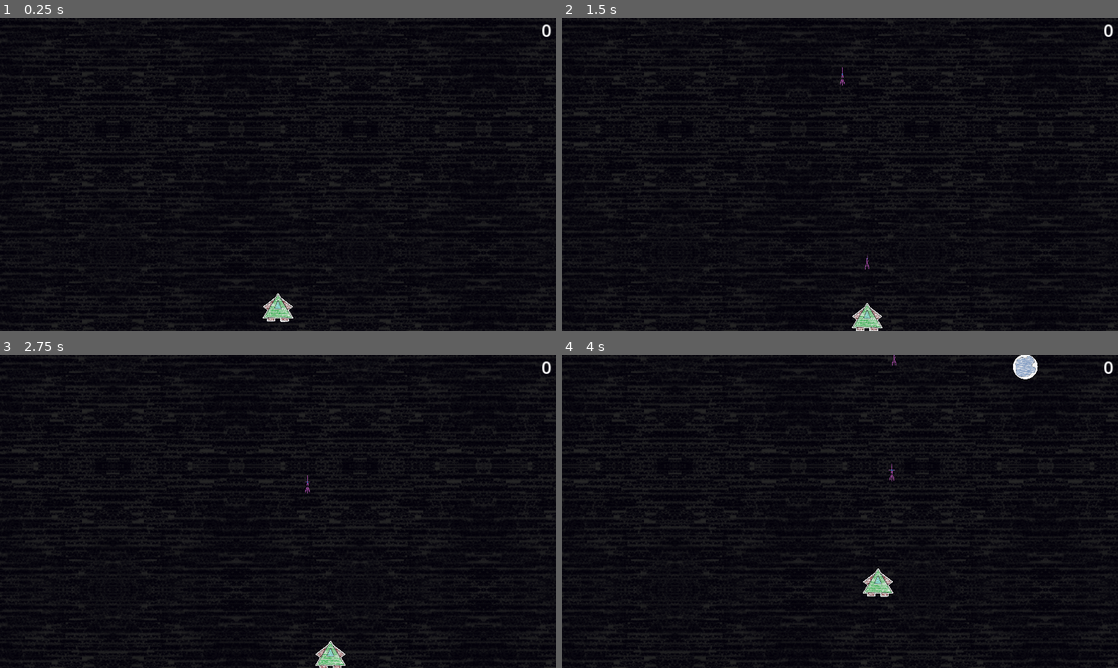
Above: before the commit, frames 1-4 (two rows, left to right).
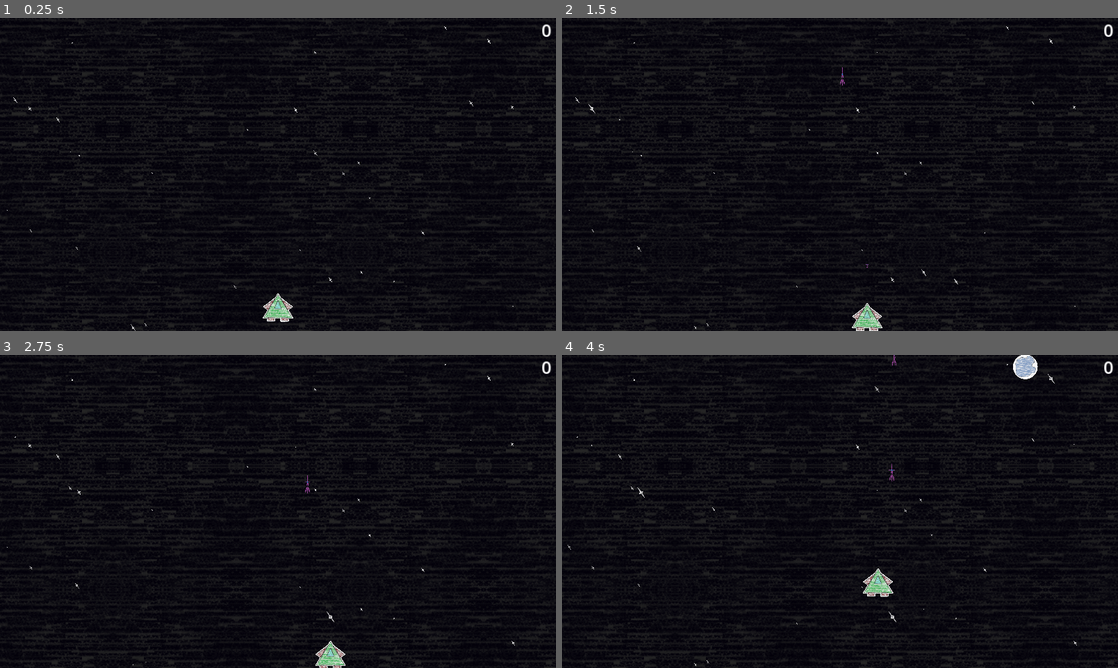
Above: after the commit, the same moments.

Repository: jeremyglebe/CrayonBlaster
Game: Godot game, scene res://scenes/level.tscn
The game is run twice, just before and just after one commit, with the same random seed, the same clock (stepped at 60 frames per second) and the same inputs. Sound files missing from this copy of the repository are replaced by a short silence.
Inputs:
- Up to frame 1 (0.25 s): no input
- Up to frame 2 (1.5 s): hold D (strafe right) 0.53-1.28 s; tap Space (primary weapon) at 0.6, 1.35 s; hold S (reverse) from 1.28 s (still down)
- Up to frame 3 (2.75 s): release S (reverse) at 2.03 s; hold D (strafe right) from 2.03 s (still down); tap Space (primary weapon) at 2.1 s
- Up to frame 4 (4 s): release D (strafe right) at 2.78 s; hold W (forward) 2.78-3.53 s; tap Space (primary weapon) at 2.85, 3.6 s; hold A (strafe left) from 3.53 s (still down)

The runs differ from the first frame. In frame 1, less than 0.1% of the frame differs, in the area x 1-93%, y 2-100%; in frame 2, less than 0.1%; in frame 3, less than 0.1%; in frame 4, less than 0.1%.

Commit message:
starting to work on explosions

Diff:
--- /dev/null
+++ b/scenes/explosion.gd
@@ -0,0 +1,37 @@
+class_name ExplosionNode
+extends Node2D
+
+var sound_explode := load("res://audio/fx/explode.mp3")
+var sound_long_explode := load("res://audio/fx/long_explode.mp3")
+
+enum ExplosionType {
+	METEOR,
+	SHIP
+}
+
+signal explosion_finished(object)
+
+@export_enum("Meteor", "Ship") var explosion_type
+
+
+# Called when the node enters the scene tree for the first time.
+func _ready():
+	match explosion_type:
+		"Meteor":
+			$AudioStreamPlayer2D.stream = sound_explode
+		"Ship":
+			$AudioStreamPlayer2D.stream = sound_long_explode
+	$AudioStreamPlayer2D.play()
+
+
+# Called every frame. 'delta' is the elapsed time since the previous frame.
+func _process(delta):
+	match explosion_type:
+		"Meteor":
+			pass
+		"Ship":
+			pass
+
+
+func _on_animated_sprite_2d_animation_finished():
+	queue_free()
--- /dev/null
+++ b/scenes/explosion.tscn
@@ -0,0 +1,58 @@
+[gd_scene load_steps=9 format=3 uid="uid://8u8kmu04e84l"]
+
+[ext_resource type="Script" path="res://scenes/explosion.gd" id="1_udrx0"]
+[ext_resource type="Texture2D" uid="uid://dw6n1atxb28qf" path="res://images/explosion.png" id="2_6xaku"]
+
+[sub_resource type="AtlasTexture" id="AtlasTexture_fw4aj"]
+atlas = ExtResource("2_6xaku")
+region = Rect2(0, 0, 32, 32)
+
+[sub_resource type="AtlasTexture" id="AtlasTexture_celik"]
+atlas = ExtResource("2_6xaku")
+region = Rect2(32, 0, 32, 32)
+
+[sub_resource type="AtlasTexture" id="AtlasTexture_odin0"]
+atlas = ExtResource("2_6xaku")
+region = Rect2(64, 0, 32, 32)
+
+[sub_resource type="AtlasTexture" id="AtlasTexture_160r8"]
+atlas = ExtResource("2_6xaku")
+region = Rect2(96, 0, 32, 32)
+
+[sub_resource type="AtlasTexture" id="AtlasTexture_m0hgg"]
+atlas = ExtResource("2_6xaku")
+region = Rect2(128, 0, 32, 32)
+
+[sub_resource type="SpriteFrames" id="SpriteFrames_py3w5"]
+animations = [{
+"frames": [{
+"duration": 1.0,
+"texture": SubResource("AtlasTexture_fw4aj")
+}, {
+"duration": 1.0,
+"texture": SubResource("AtlasTexture_celik")
+}, {
+"duration": 1.0,
+"texture": SubResource("AtlasTexture_odin0")
+}, {
+"duration": 1.0,
+"texture": SubResource("AtlasTexture_160r8")
+}, {
+"duration": 1.0,
+"texture": SubResource("AtlasTexture_m0hgg")
+}],
+"loop": false,
+"name": &"default",
+"speed": 10.0
+}]
+
+[node name="Explosion" type="Node2D"]
+script = ExtResource("1_udrx0")
+
+[node name="AudioStreamPlayer2D" type="AudioStreamPlayer2D" parent="."]
+
+[node name="AnimatedSprite2D" type="AnimatedSprite2D" parent="."]
+sprite_frames = SubResource("SpriteFrames_py3w5")
+autoplay = "default"
+
+[connection signal="animation_finished" from="AnimatedSprite2D" to="." method="_on_animated_sprite_2d_animation_finished"]
--- a/scenes/level.gd
+++ b/scenes/level.gd
@@ -1,6 +1,7 @@
 extends Node2D
 
-var _VIEWPORT_WIDTH: float
+@onready var _VIEWPORT_WIDTH := get_viewport().get_visible_rect().size.x
+@onready var _VIEWPORT_HEIGHT := get_viewport().get_visible_rect().size.y
 var game_over := false
 var score := 0
 
@@ -12,10 +13,13 @@
 var plasma_dart_scene: PackedScene = load("res://scenes/plasma_dart.tscn")
 const _PLASMA_DART_SCALE := 0.15
 
+# Explosions
+var explosion_scene: PackedScene = load("res://scenes/explosion.tscn")
+const _EXPLOSION_SCALE := 3.0
 
 # Called when the node enters the scene tree for the first time.
 func _ready():
-	_VIEWPORT_WIDTH = get_viewport().get_visible_rect().size.x
+	star_randomizer()
 
 
 # Called every frame. 'delta' is the elapsed time since the previous frame.
@@ -42,13 +46,20 @@
 
 func _on_player_game_over(player: PlayerNode):
 	game_over = true
-	play_sound(player.sound_explode)
+	var new_explosion := explosion_scene.instantiate() as ExplosionNode
+	new_explosion.scale = Vector2(_EXPLOSION_SCALE, _EXPLOSION_SCALE)
+	new_explosion.position = player.position
+	new_explosion.explosion_type = "Ship"
+	$Explosions.add_child(new_explosion)
 
 
 func _on_meteor_destroyed(meteor: MeteorNode):
-	play_sound(meteor.sound_explode)
 	increase_score(1)
-
+	var new_explosion := explosion_scene.instantiate() as ExplosionNode
+	new_explosion.scale = Vector2(_EXPLOSION_SCALE, _EXPLOSION_SCALE)
+	new_explosion.position = meteor.position
+	new_explosion.explosion_type = "Meteor"
+	$Explosions.add_child(new_explosion)
 
 func _on_audio_stream_player_finished():
 	if game_over:
@@ -73,7 +84,9 @@
 	$Meteors.add_child(new_meteor)
 
 
-func play_sound(sound):
-	# if !$AudioStreamPlayer.playing:
-		$AudioStreamPlayer.stream = sound
-		$AudioStreamPlayer.play()
+func star_randomizer():
+	for star in $Stars.get_children():
+		star.position = Vector2(randf_range(0, _VIEWPORT_WIDTH), randf_range(0, _VIEWPORT_HEIGHT))
+		var star_scale := randf_range(0.05, 0.15)
+		star.scale = Vector2(star_scale, star_scale)
+		star.speed_scale = randf_range(0.5, 1.5)
--- a/scenes/level.tscn
+++ b/scenes/level.tscn
@@ -1,15 +1,39 @@
-[gd_scene load_steps=7 format=3 uid="uid://cqb2xgi5of3vk"]
+[gd_scene load_steps=12 format=3 uid="uid://cqb2xgi5of3vk"]
 
 [ext_resource type="Texture2D" uid="uid://dtnbyswrvxw3r" path="res://images/BG_PaperDark.png" id="1_8w5je"]
 [ext_resource type="Texture2D" uid="uid://b8udpr8rtbqpr" path="res://images/BG_Space.png" id="1_6835k"]
 [ext_resource type="Script" path="res://scenes/level.gd" id="1_itwfw"]
 [ext_resource type="PackedScene" uid="uid://b4y4tnml5r62n" path="res://scenes/player.tscn" id="1_vryry"]
+[ext_resource type="Texture2D" uid="uid://7wh3ed7irse7" path="res://images/Crayon_Star/Crayon_Star_Frame1.png" id="5_tgh4m"]
+[ext_resource type="Texture2D" uid="uid://cb42e711g0ft2" path="res://images/Crayon_Star/Crayon_Star_Frame2.png" id="6_rgmsn"]
+[ext_resource type="Texture2D" uid="uid://dlpvkm6nmlimy" path="res://images/Crayon_Star/Crayon_Star_Frame3.png" id="7_pfds0"]
+[ext_resource type="Texture2D" uid="uid://c8bcbe1igowi" path="res://images/Crayon_Star/Crayon_Star_Frame4.png" id="8_y2hyg"]
 
 [sub_resource type="SegmentShape2D" id="SegmentShape2D_7xjaf"]
 b = Vector2(1152, 0)
 
 [sub_resource type="SegmentShape2D" id="SegmentShape2D_ruh1k"]
 b = Vector2(0, 648)
+
+[sub_resource type="SpriteFrames" id="SpriteFrames_74l1n"]
+animations = [{
+"frames": [{
+"duration": 1.0,
+"texture": ExtResource("5_tgh4m")
+}, {
+"duration": 1.0,
+"texture": ExtResource("6_rgmsn")
+}, {
+"duration": 1.0,
+"texture": ExtResource("7_pfds0")
+}, {
+"duration": 1.0,
+"texture": ExtResource("8_y2hyg")
+}],
+"loop": true,
+"name": &"default",
+"speed": 5.0
+}]
 
 [node name="Level" type="Node2D"]
 script = ExtResource("1_itwfw")
@@ -58,6 +82,218 @@
 region_enabled = true
 region_rect = Rect2(0, 0, 1200, 700)
 
+[node name="Stars" type="Node2D" parent="."]
+
+[node name="AnimatedSprite2D" type="AnimatedSprite2D" parent="Stars"]
+position = Vector2(578, 302)
+scale = Vector2(0.15, 0.15)
+sprite_frames = SubResource("SpriteFrames_74l1n")
+autoplay = "default"
+frame_progress = 0.207362
+
+[node name="AnimatedSprite2D2" type="AnimatedSprite2D" parent="Stars"]
+position = Vector2(578, 302)
+scale = Vector2(0.15, 0.15)
+sprite_frames = SubResource("SpriteFrames_74l1n")
+autoplay = "default"
+frame_progress = 0.295178
+
+[node name="AnimatedSprite2D3" type="AnimatedSprite2D" parent="Stars"]
+position = Vector2(578, 302)
+scale = Vector2(0.15, 0.15)
+sprite_frames = SubResource("SpriteFrames_74l1n")
+autoplay = "default"
+frame_progress = 0.295178
+
+[node name="AnimatedSprite2D4" type="AnimatedSprite2D" parent="Stars"]
+position = Vector2(578, 302)
+scale = Vector2(0.15, 0.15)
+sprite_frames = SubResource("SpriteFrames_74l1n")
+autoplay = "default"
+frame_progress = 0.295178
+
+[node name="AnimatedSprite2D5" type="AnimatedSprite2D" parent="Stars"]
+position = Vector2(578, 302)
+scale = Vector2(0.15, 0.15)
+sprite_frames = SubResource("SpriteFrames_74l1n")
+autoplay = "default"
+frame_progress = 0.295178
+
+[node name="AnimatedSprite2D6" type="AnimatedSprite2D" parent="Stars"]
+position = Vector2(578, 302)
+scale = Vector2(0.15, 0.15)
+sprite_frames = SubResource("SpriteFrames_74l1n")
+autoplay = "default"
+frame_progress = 0.295178
+
+[node name="AnimatedSprite2D7" type="AnimatedSprite2D" parent="Stars"]
+position = Vector2(578, 302)
+scale = Vector2(0.15, 0.15)
+sprite_frames = SubResource("SpriteFrames_74l1n")
+autoplay = "default"
+frame_progress = 0.295178
+
+[node name="AnimatedSprite2D8" type="AnimatedSprite2D" parent="Stars"]
+position = Vector2(578, 302)
+scale = Vector2(0.15, 0.15)
+sprite_frames = SubResource("SpriteFrames_74l1n")
+autoplay = "default"
+frame_progress = 0.295178
+
+[node name="AnimatedSprite2D9" type="AnimatedSprite2D" parent="Stars"]
+position = Vector2(578, 302)
+scale = Vector2(0.15, 0.15)
+sprite_frames = SubResource("SpriteFrames_74l1n")
+autoplay = "default"
+frame_progress = 0.295178
+
+[node name="AnimatedSprite2D10" type="AnimatedSprite2D" parent="Stars"]
+position = Vector2(578, 302)
+scale = Vector2(0.15, 0.15)
+sprite_frames = SubResource("SpriteFrames_74l1n")
+autoplay = "default"
+frame_progress = 0.295178
+
+[node name="AnimatedSprite2D11" type="AnimatedSprite2D" parent="Stars"]
+position = Vector2(578, 302)
+scale = Vector2(0.15, 0.15)
+sprite_frames = SubResource("SpriteFrames_74l1n")
+autoplay = "default"
+frame_progress = 0.295178
+
+[node name="AnimatedSprite2D12" type="AnimatedSprite2D" parent="Stars"]
+position = Vector2(578, 302)
+scale = Vector2(0.15, 0.15)
+sprite_frames = SubResource("SpriteFrames_74l1n")
+autoplay = "default"
+frame_progress = 0.295178
+
+[node name="AnimatedSprite2D13" type="AnimatedSprite2D" parent="Stars"]
+position = Vector2(578, 302)
+scale = Vector2(0.15, 0.15)
+sprite_frames = SubResource("SpriteFrames_74l1n")
+autoplay = "default"
+frame_progress = 0.295178
+
+[node name="AnimatedSprite2D14" type="AnimatedSprite2D" parent="Stars"]
+position = Vector2(578, 302)
+scale = Vector2(0.15, 0.15)
+sprite_frames = SubResource("SpriteFrames_74l1n")
+autoplay = "default"
+frame_progress = 0.295178
+
+[node name="AnimatedSprite2D15" type="AnimatedSprite2D" parent="Stars"]
+position = Vector2(578, 302)
+scale = Vector2(0.15, 0.15)
+sprite_frames = SubResource("SpriteFrames_74l1n")
+autoplay = "default"
+frame_progress = 0.295178
+
+[node name="AnimatedSprite2D16" type="AnimatedSprite2D" parent="Stars"]
+position = Vector2(578, 302)
+scale = Vector2(0.15, 0.15)
+sprite_frames = SubResource("SpriteFrames_74l1n")
+autoplay = "default"
+frame_progress = 0.295178
+
+[node name="AnimatedSprite2D17" type="AnimatedSprite2D" parent="Stars"]
+position = Vector2(578, 302)
+scale = Vector2(0.15, 0.15)
+sprite_frames = SubResource("SpriteFrames_74l1n")
+autoplay = "default"
+frame_progress = 0.295178
+
+[node name="AnimatedSprite2D18" type="AnimatedSprite2D" parent="Stars"]
+position = Vector2(578, 302)
+scale = Vector2(0.15, 0.15)
+sprite_frames = SubResource("SpriteFrames_74l1n")
+autoplay = "default"
+frame_progress = 0.295178
+
+[node name="AnimatedSprite2D19" type="AnimatedSprite2D" parent="Stars"]
+position = Vector2(578, 302)
+scale = Vector2(0.15, 0.15)
+sprite_frames = SubResource("SpriteFrames_74l1n")
+autoplay = "default"
+frame_progress = 0.295178
+
+[node name="AnimatedSprite2D20" type="AnimatedSprite2D" parent="Stars"]
+position = Vector2(578, 302)
+scale = Vector2(0.15, 0.15)
+sprite_frames = SubResource("SpriteFrames_74l1n")
+autoplay = "default"
+frame_progress = 0.295178
+
+[node name="AnimatedSprite2D21" type="AnimatedSprite2D" parent="Stars"]
+position = Vector2(578, 302)
+scale = Vector2(0.15, 0.15)
+sprite_frames = SubResource("SpriteFrames_74l1n")
+autoplay = "default"
+frame_progress = 0.945831
+
+[node name="AnimatedSprite2D22" type="AnimatedSprite2D" parent="Stars"]
+position = Vector2(578, 302)
+scale = Vector2(0.15, 0.15)
+sprite_frames = SubResource("SpriteFrames_74l1n")
+autoplay = "default"
+frame_progress = 0.945831
+
+[node name="AnimatedSprite2D23" type="AnimatedSprite2D" parent="Stars"]
+position = Vector2(578, 302)
+scale = Vector2(0.15, 0.15)
+sprite_frames = SubResource("SpriteFrames_74l1n")
+autoplay = "default"
+frame_progress = 0.945831
+
+[node name="AnimatedSprite2D24" type="AnimatedSprite2D" parent="Stars"]
+position = Vector2(578, 302)
+scale = Vector2(0.15, 0.15)
+sprite_frames = SubResource("SpriteFrames_74l1n")
+autoplay = "default"
+frame_progress = 0.945831
+
+[node name="AnimatedSprite2D25" type="AnimatedSprite2D" parent="Stars"]
+position = Vector2(578, 302)
+scale = Vector2(0.15, 0.15)
+sprite_frames = SubResource("SpriteFrames_74l1n")
+autoplay = "default"
+frame_progress = 0.945831
+
+[node name="AnimatedSprite2D26" type="AnimatedSprite2D" parent="Stars"]
+position = Vector2(578, 302)
+scale = Vector2(0.15, 0.15)
+sprite_frames = SubResource("SpriteFrames_74l1n")
+autoplay = "default"
+frame_progress = 0.945831
+
+[node name="AnimatedSprite2D27" type="AnimatedSprite2D" parent="Stars"]
+position = Vector2(578, 302)
+scale = Vector2(0.15, 0.15)
+sprite_frames = SubResource("SpriteFrames_74l1n")
+autoplay = "default"
+frame_progress = 0.945831
+
+[node name="AnimatedSprite2D28" type="AnimatedSprite2D" parent="Stars"]
+position = Vector2(578, 302)
+scale = Vector2(0.15, 0.15)
+sprite_frames = SubResource("SpriteFrames_74l1n")
+autoplay = "default"
+frame_progress = 0.945831
+
+[node name="AnimatedSprite2D29" type="AnimatedSprite2D" parent="Stars"]
+position = Vector2(578, 302)
+scale = Vector2(0.15, 0.15)
+sprite_frames = SubResource("SpriteFrames_74l1n")
+autoplay = "default"
+frame_progress = 0.945831
+
+[node name="AnimatedSprite2D30" type="AnimatedSprite2D" parent="Stars"]
+position = Vector2(578, 302)
+scale = Vector2(0.15, 0.15)
+sprite_frames = SubResource("SpriteFrames_74l1n")
+autoplay = "default"
+frame_progress = 0.945831
+
 [node name="Player" parent="." instance=ExtResource("1_vryry")]
 position = Vector2(576, 600)
 scale = Vector2(0.25, 0.25)
@@ -69,6 +305,8 @@
 [node name="Meteors" type="Node2D" parent="."]
 
 [node name="PlasmaDarts" type="Node2D" parent="."]
+
+[node name="Explosions" type="Node2D" parent="."]
 
 [node name="ScoreLabel" type="Label" parent="."]
 offset_left = 1017.0
--- a/scenes/meteor.gd
+++ b/scenes/meteor.gd
@@ -1,7 +1,5 @@
 extends Area2D
 class_name MeteorNode
-
-var sound_explode := load("res://audio/fx/explode.mp3")
 
 enum MeteorSpinDirection {
 	NONE = 0,
--- a/scenes/plasma_dart.gd
+++ b/scenes/plasma_dart.gd
@@ -13,6 +13,9 @@
 # Called when the node enters the scene tree for the first time.
 func _ready():
 	rotation = rad_facing_direction
+	$Sprite2D.scale = Vector2(0,0)
+	var tween = create_tween()
+	tween.tween_property($Sprite2D, 'scale', Vector2(1,1), 0.35)
 
 
 # Called every frame. 'delta' is the elapsed time since the previous frame.
--- a/scenes/player.gd
+++ b/scenes/player.gd
@@ -1,7 +1,6 @@
 extends CharacterBody2D
 class_name PlayerNode
 
-var sound_explode := load("res://audio/fx/long_explode.mp3")
 var sound_shot := load("res://audio/fx/shot.mp3")
 
 signal game_over(player)
Binary file added: images/Crayon_Star/Crayon_Star_Frame1.png
Not shown, added: images/Crayon_Star/Crayon_Star_Frame1.png.import
Binary file added: images/Crayon_Star/Crayon_Star_Frame2.png
Not shown, added: images/Crayon_Star/Crayon_Star_Frame2.png.import
Binary file added: images/Crayon_Star/Crayon_Star_Frame3.png
Not shown, added: images/Crayon_Star/Crayon_Star_Frame3.png.import
Binary file added: images/Crayon_Star/Crayon_Star_Frame4.png
Not shown, added: images/Crayon_Star/Crayon_Star_Frame4.png.import
Binary file added: images/explosion.aseprite
Binary file added: images/explosion.png
Not shown, added: images/explosion.png.import
